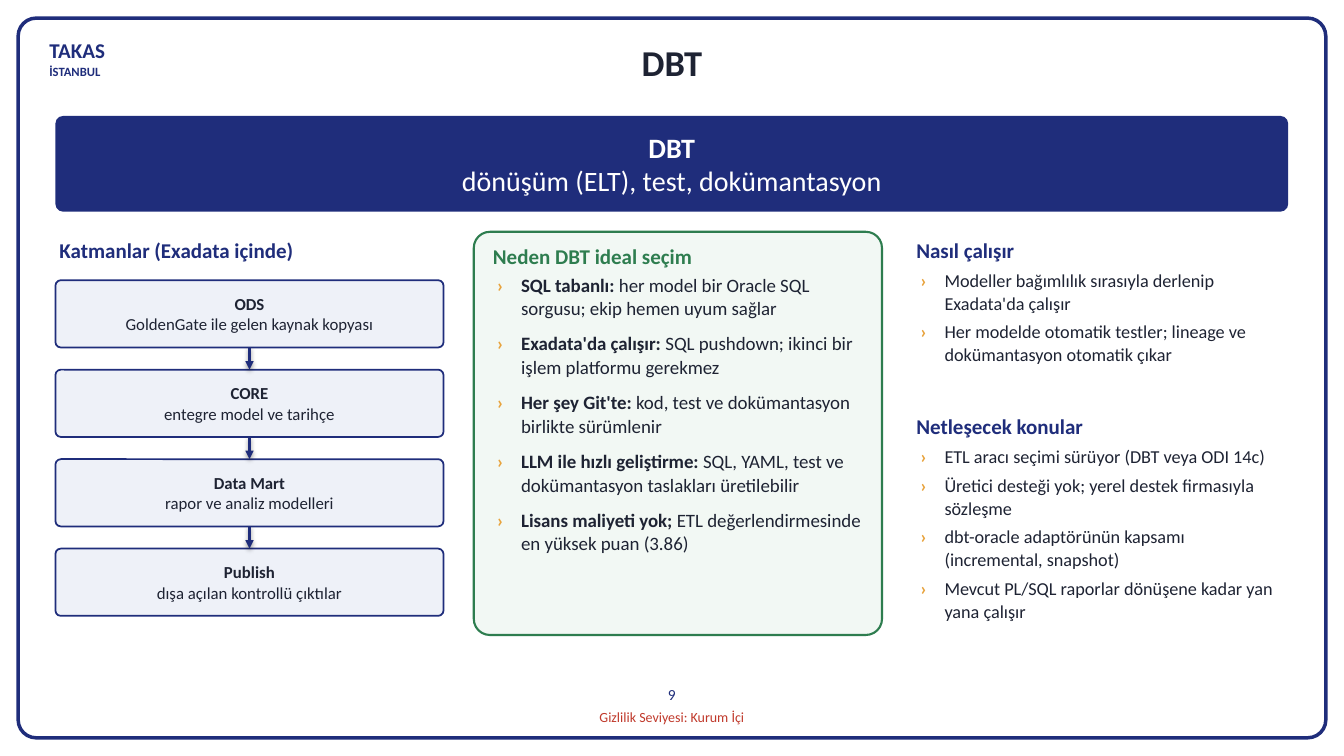
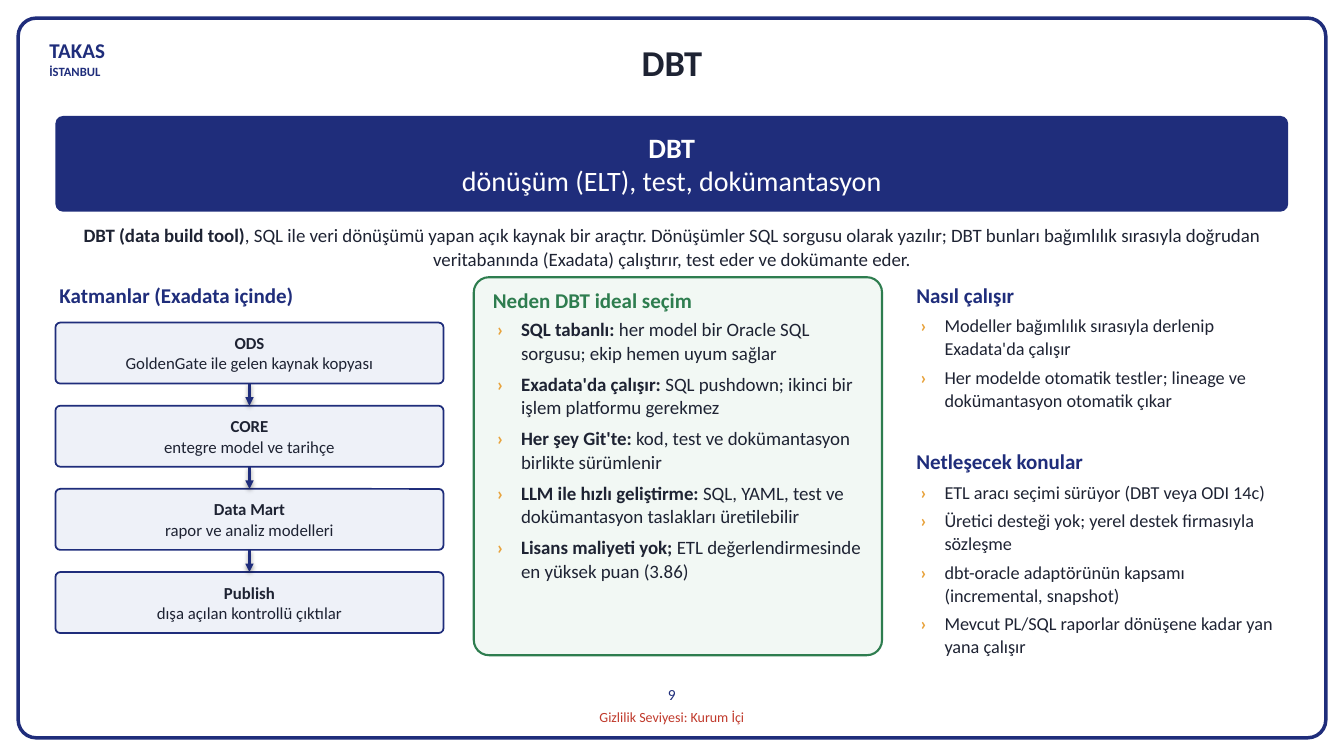
Before and after one commit to hanifidemirel0/Cursor-Projects, a slide deck: slide 10 of outputs/dwh-sunum-kasim-2026/5 - DWHSunum_Kasim2026.pptx. Drawn at 1344x756 pixels with LibreOffice and Linux fonts; fonts in the diff are those of the drawing. Boxes give left, top, right and bottom in pixels: in the first picture for what was removed or moved away, otherwise in the second. Text is boxed around its words. In the diff, an @@ line names an element or a change of style, - is before the commit and + after.

```diff
--- a/outputs/dwh-sunum-kasim-2026/5 - DWHSunum_Kasim2026.pptx
+++ b/outputs/dwh-sunum-kasim-2026/5 - DWHSunum_Kasim2026.pptx
@@ text added at (x1=84, y1=228, x2=1260, y2=269), 13.5 pt, text #1E2333 @@
+DBT (data build tool), SQL ile veri dönüşümü yapan açık kaynak bir araçtır. Dönüşümler SQL sorgusu olarak yazılır; DBT bunları bağımlılık sırasıyla doğrudan veritabanında (Exadata) çalıştırır, test eder ve dokümante eder.
@@ rounded rectangle resized from (x1=474, y1=232, x2=882, y2=635) to (x1=474, y1=277, x2=882, y2=655) @@
@@ 3 texts moved together from (x1=59, y1=242, x2=1014, y2=268) to (x1=59, y1=287, x2=1014, y2=312) @@
@@ rounded rectangle "ODS" resized from (x1=55, y1=280, x2=444, y2=348) to (x1=55, y1=323, x2=444, y2=383) @@
@@ text "› SQL tabanlı: her model ..." moved from (x1=521, y1=278, x2=860, y2=553) to (x1=521, y1=322, x2=860, y2=581) @@
@@ text "› SQL tabanlı: her model ..." at (x1=521, y1=322, x2=860, y2=581): less space between paragraphs @@
@@ text "› Modeller bağımlılık sırasıyla derlenip ..." moved from (x1=945, y1=274, x2=1246, y2=364) to (x1=945, y1=319, x2=1246, y2=410) @@
@@ 2 texts, 1 arrow moved together from (x1=250, y1=348, x2=1272, y2=621) to (x1=250, y1=384, x2=1272, y2=656) @@
@@ rounded rectangle "CORE" resized from (x1=55, y1=370, x2=444, y2=438) to (x1=55, y1=406, x2=444, y2=467) @@
@@ arrow moved from (250, 437) - (250, 459) to (250, 467) - (250, 489) @@
@@ rounded rectangle "Data Mart" resized from (x1=55, y1=459, x2=444, y2=526) to (x1=55, y1=489, x2=444, y2=549) @@
@@ arrow moved from (250, 526) - (250, 548) to (250, 551) - (250, 572) @@
@@ rounded rectangle "Publish" resized from (x1=55, y1=548, x2=444, y2=616) to (x1=55, y1=572, x2=444, y2=632) @@
```
Also in this commit, not shown: 1 other slide changed, 3 other files.
